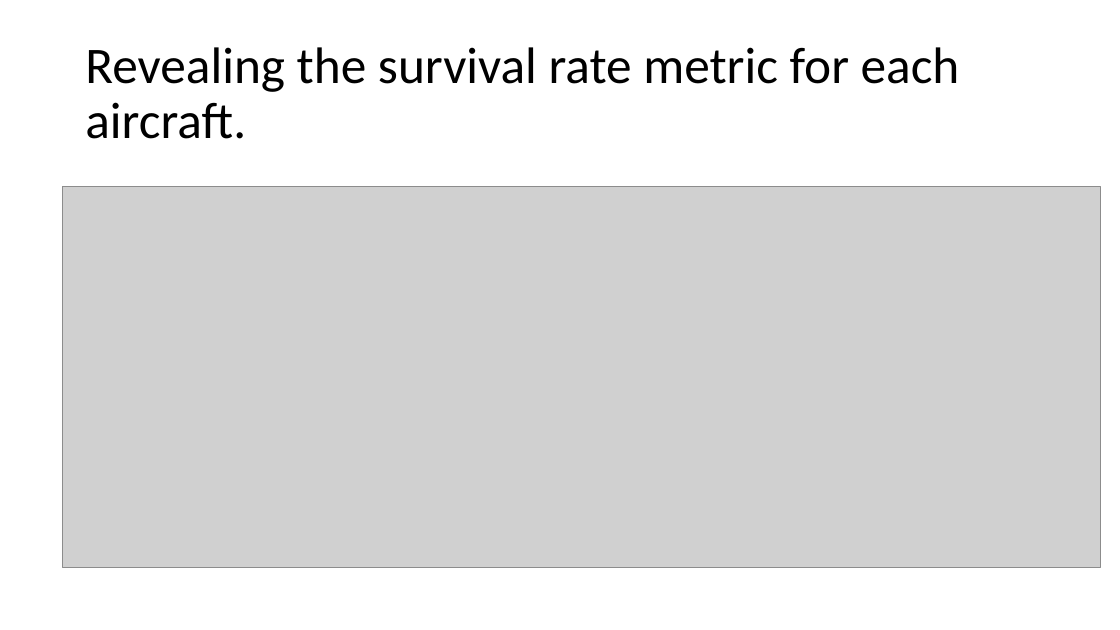
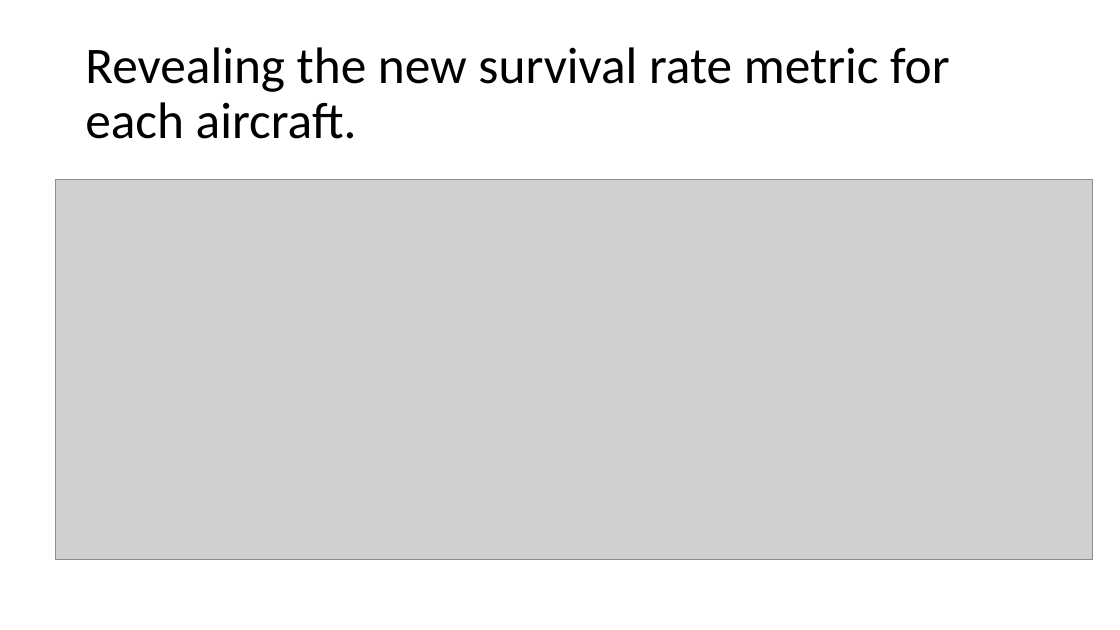
Before and after one commit to adanque/DSC640, a slide deck: slide 13 of Task5-VideoPresentation/Fictious Airways.pptx. Drawn at 1120x630 pixels with LibreOffice and Linux fonts; fonts in the diff are those of the drawing; grey boxes stand for pictures. Boxes give left, top, right and bottom in pixels: in the first picture for what was removed or moved away, otherwise in the second. Text is boxed around its words. In the diff, an @@ line names an element or a change of style, - is before the commit and + after.

```diff
--- a/Task5-VideoPresentation/Fictious Airways.pptx
+++ b/Task5-VideoPresentation/Fictious Airways.pptx
@@ title at (85,47,949,139): text changed @@
-Revealing the survival rate metric for each aircraft.
+Revealing the new survival rate metric for each aircraft.
@@ picture: place and size @@
-picture at (63,187,1101,567)
+picture at (55,180,1093,560)
```
Also in this commit, not shown: 16 other slides changed, 8 other files.
